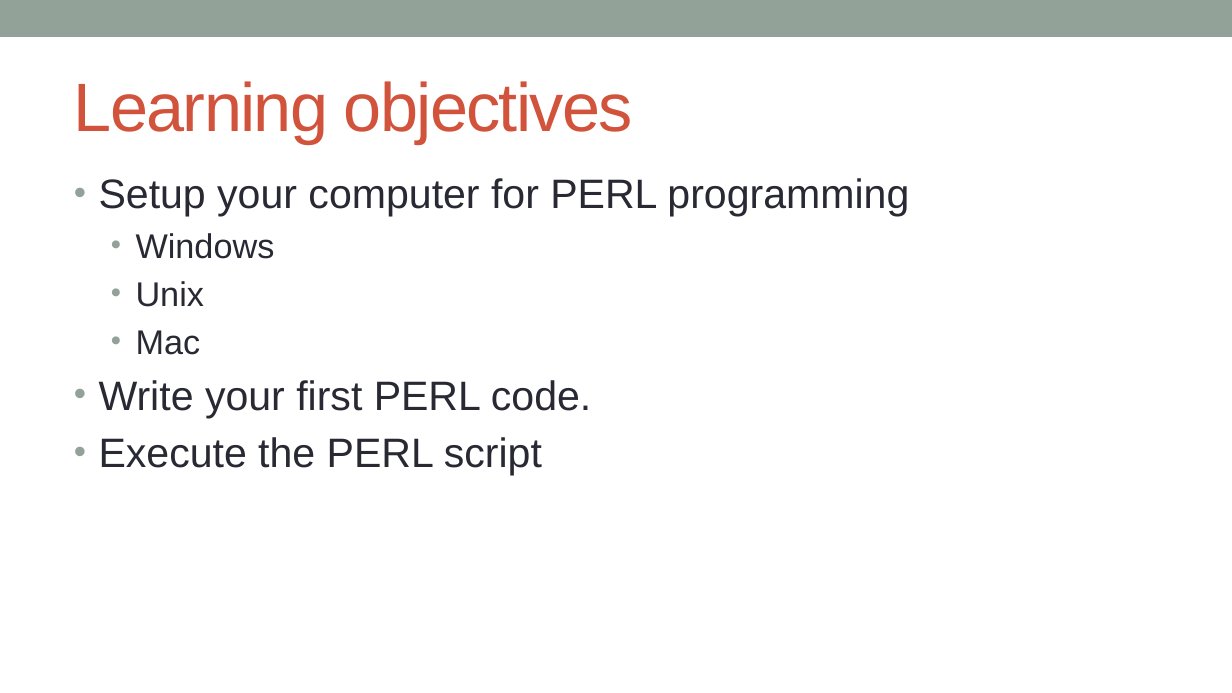
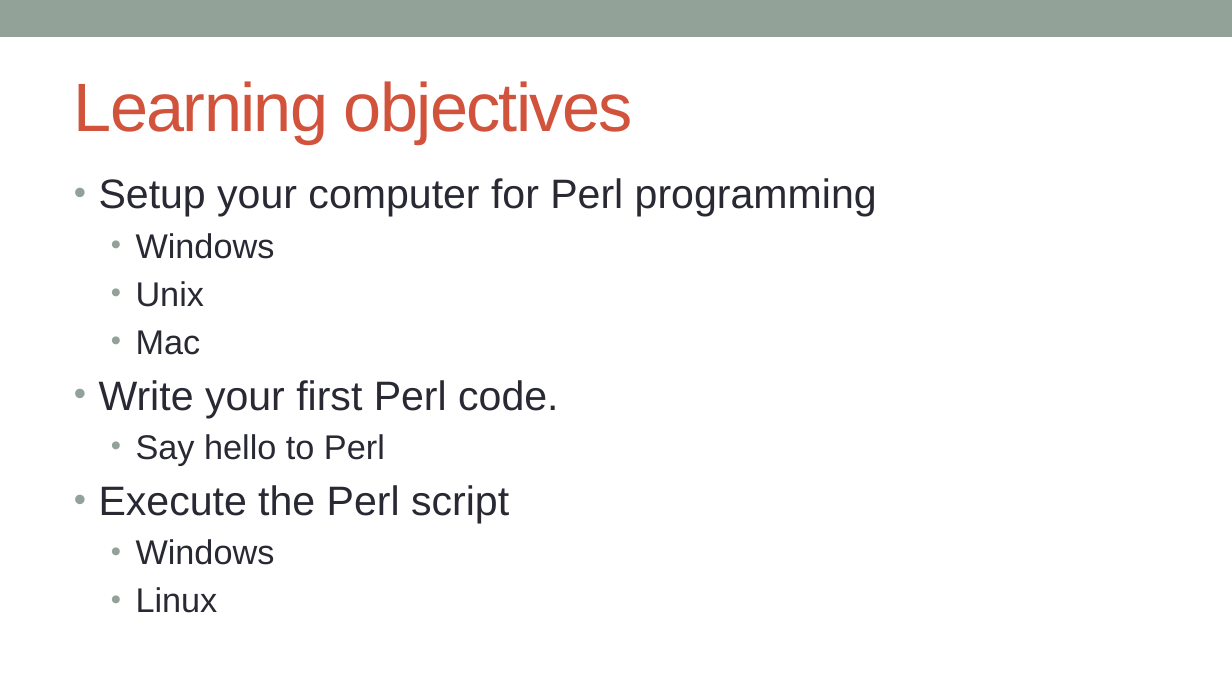
Before and after one commit to kanhu-pcr-code/bioinfo-PERL-course, a slide deck: slide 2 of PPTs/Getting_stared_with_perl.pptx. Drawn at 1232x693 pixels with LibreOffice and Linux fonts; fonts in the diff are those of the drawing. Boxes give left, top, right and bottom in pixels: in the first picture for what was removed or moved away, otherwise in the second. Text is boxed around its words. In the diff, an @@ line names an element or a change of style, - is before the commit and + after.

```diff
--- a/PPTs/Getting_stared_with_perl.pptx
+++ b/PPTs/Getting_stared_with_perl.pptx
@@ text at [99, 178, 877, 217]: text changed @@
-• Setup your computer for PERL programming
+• Setup your computer for Perl programming
@@ text at [99, 380, 558, 613]: text changed @@
-• Write your first PERL code.
-• Execute the PERL script
+• Write your first Perl code.
+  • Say hello to Perl
+• Execute the Perl script
+  • Windows
+  • Linux
```
Also in this commit, not shown: 2 other slides changed, 4 other files.
